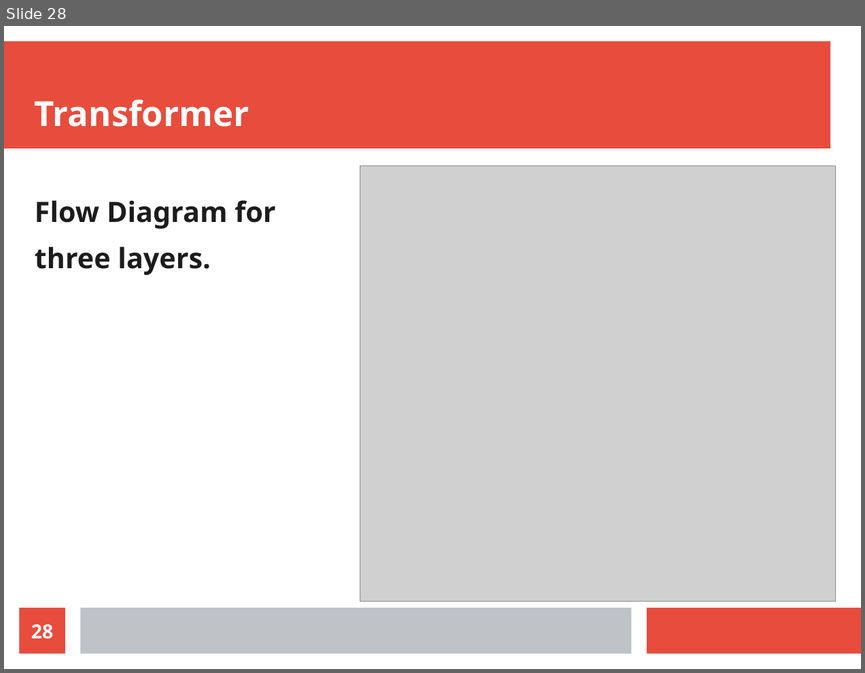
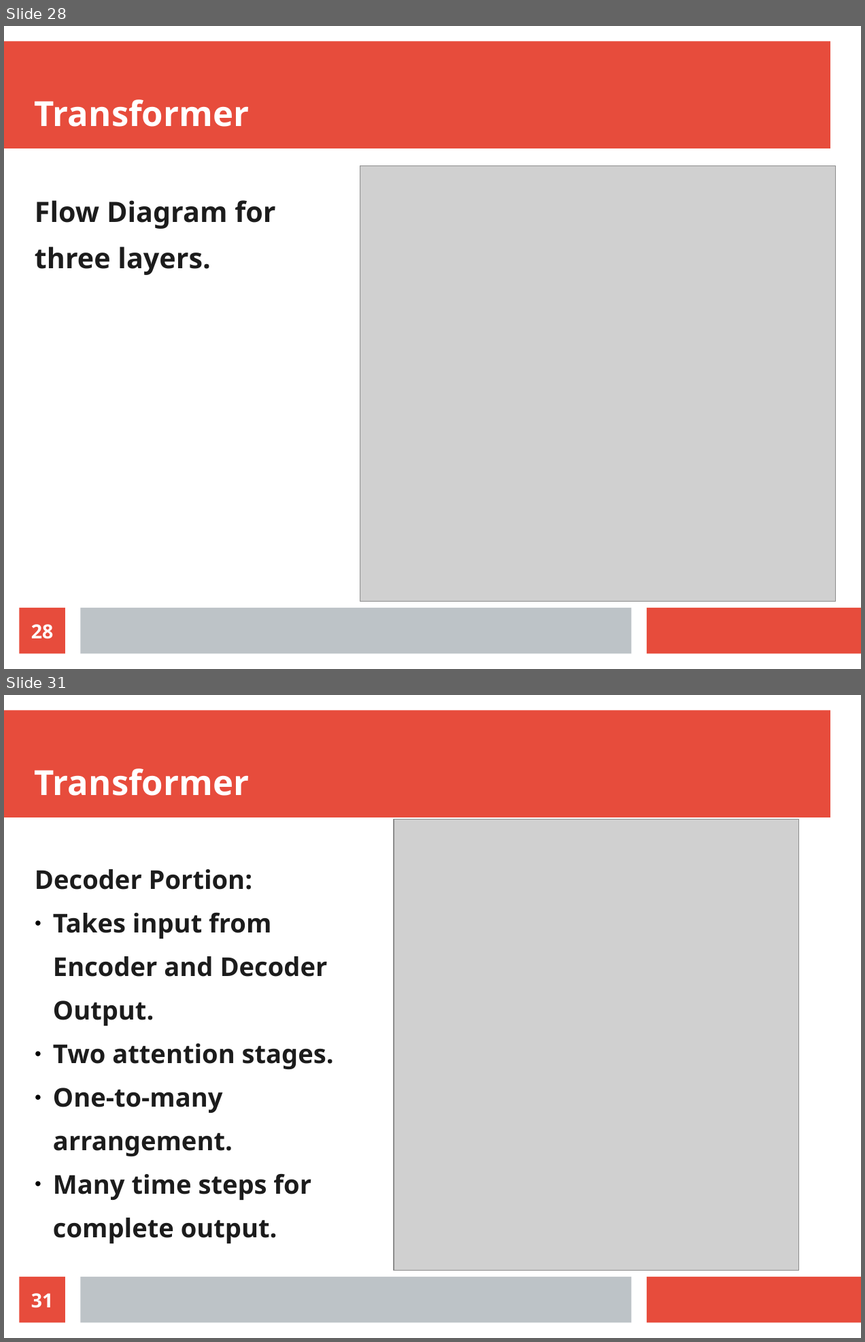
Before and after one commit to radiodee1/liebman_spring20, a slide deck: pdf/thesis_presentation.odp. Shown one above the other, each under a label of ours: slide 28 before the commit, slides 28 and 31 after it; the slides between them are not shown. The pictures are 865x673 and 865x1342 pixels, drawn with LibreOffice and Linux fonts; fonts in the diff are those of the drawing; grey boxes stand for pictures. Boxes give left, top, right and bottom in pixels: in the first picture for what was removed or moved away, otherwise in the second. Text is boxed around its words. In the diff, an @@ line names an element or a change of style, - is before the commit and + after.

```diff
--- a/pdf/thesis_presentation.odp
+++ b/pdf/thesis_presentation.odp
@@ slide 31 added at bbox=[4, 695, 861, 1338], background #FFFFFF; not listed: 3 template elements that a slide beside it also shows @@
@@ title added at bbox=[35, 768, 249, 796], 32 pt, text #FFFFFF, bold @@
+Transformer
@@ picture added at bbox=[394, 819, 799, 1270] @@
@@ text added at bbox=[35, 869, 334, 1243], 24.1 pt, text #1C1C1C, bold @@
+Decoder Portion:
+● Takes input from
+Encoder and Decoder
+Output.
+● Two attention stages.
+● One-to-many
+arrangement.
+● Many time steps for
+complete output.
@@ page number added at bbox=[20, 1276, 65, 1323], fill #E74C3C, 18 pt, text #FFFFFF, bold @@
+31
```
Also in this commit, not shown: 7 other slides added.
